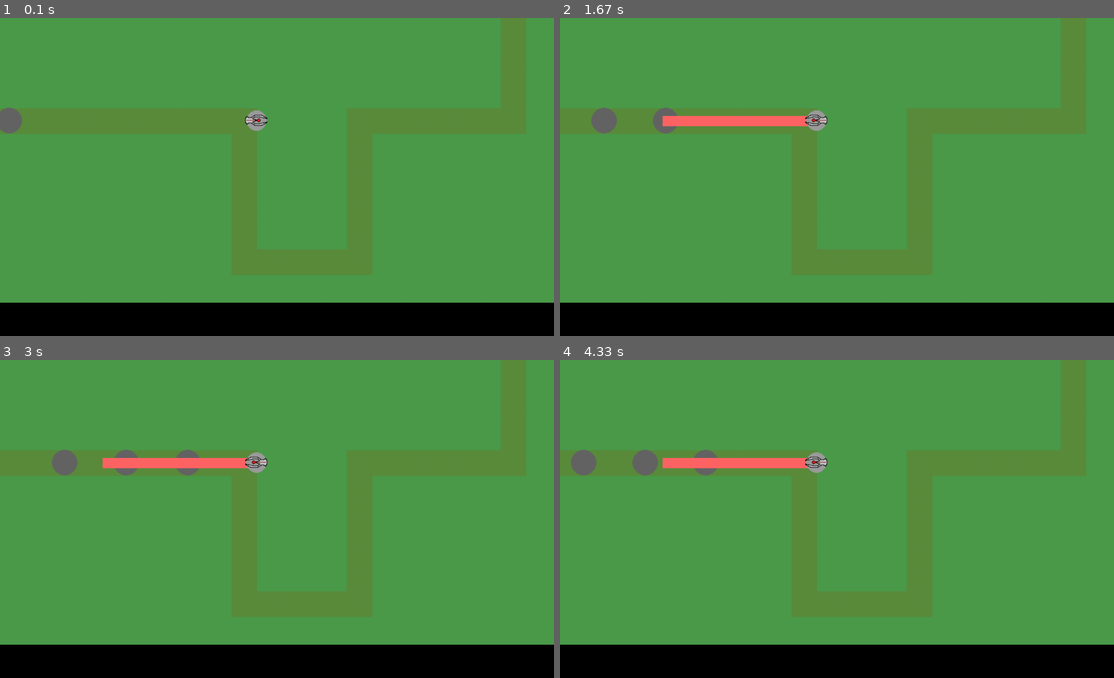
Above: before the commit, frames 1-4 (two rows, left to right).
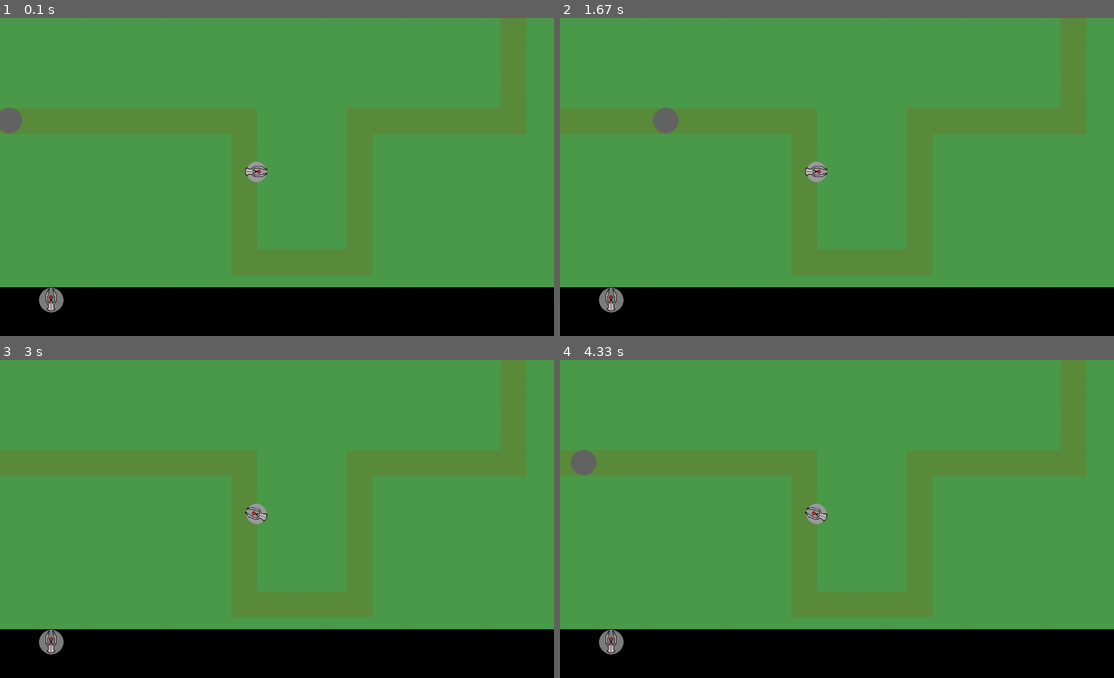
Above: after the commit, the same moments.

Repository: rhit-catapult/pygameproject-team0
Game: pygame game, started from project.py
Two runs of this game, one before a commit and one after it. Both use one fixed random seed, a clock stepped at 60 frames per second and the inputs below.
Inputs (mouse positions are in pixels of both pictures, inside the frame that each line leads up to):
- Up to frame 1 (0.1 s): no input
- Up to frame 2 (1.67 s): click (837, 177) at 0.38 s
- Up to frame 3 (3 s): no input
- Up to frame 4 (4.33 s): no input

The runs differ from the first frame. In frame 1, 5.3% of the frame differs, in the area x 0-100%, y 29-93%; in frame 2, 6.5%; in frame 3, 6.8%, in the area x 0-100%, y 28-93%; in frame 4, 6.6%.

Commit message:
Actually Quite Functional

Diff:
--- a/project.py
+++ b/project.py
@@ -15,8 +15,7 @@
         # TODO: Add enemies, towers, projectiles
 
         # TODO: Add lives, money, waves
-lives = 100
-money = 500
+
 
 class enemy:
     def __init__(self, screen, color, x, y, radius, speed_x, speed_y,health,speed):
@@ -30,7 +29,7 @@
         self.speed_y = speed_y
         self.health = health
         self.speed = speed
-
+        self.name = random.randint(0,500)
 
 
     def move(self):
@@ -55,10 +54,18 @@
         elif self.x >= 1000 and self.y >= 200:
             self.speed_x = 0
             self.speed_y = -self.speed
-    def damage(self):
-        self.health -=.5
+    def offscreen(self):
+        if self.y < 0:
+            return True
+    def offscreen2(self):
+        if self.y < 0:
+            return self.health
+    def damage(self,dam):
+        self.health -=dam
+        return dam
     def deathCheck(self):
         if self.health <=0:
+            self.dist = -1
             return True
 
     def draw(self):
@@ -97,13 +104,14 @@
                           ),
                           20)
     def targetEnemy(self, active):   #TARGET FIRST ENEMY
+        self.validTarget.clear()
         for enemy in active:
             if distance((self.x,self.y),(enemy.x,enemy.y)) <=300:
                 self.validTarget.append(enemy)
         if len(self.validTarget)==0:
             return False
         else:
-            self.validTarget.sort(key=lambda t: t.getDist())
+            self.validTarget.sort(key=lambda t: t.getDist(),reverse=True)
 
 
             tar = self.validTarget[0]
@@ -116,15 +124,7 @@
                 self.angle = -1*math.acos((tar.x - self.x) / (distance((self.x, self.y), (tar.x, tar.y))))
 
             self.turn((self.angle*-1))
-
-            if distance((self.x,self.y),(tar.x,tar.y))>300 or tar.health <= 0:
-                tar = None
-                self.targety = None
-                self.targetx = None
-                self.targetnumber = 0
-                return False
-            self.targetnumber = 0
-            print((self.targetx, self.targety))
+            print(tar.name)
             return True
     def hitEnemy(self,enemy):
         hitbox = pygame.draw.line (self.screen,(255,100,100), (self.x, self.y),
@@ -149,17 +149,16 @@
         self.wavespawn = []
         self.state = state
         self.lastspawntime = 0
-    def spawns(self,enemyTotal,tim):
+    def spawns(self,tim, health):
         time.time()
         f = 0
-        if self.state:
-            for f in range(enemyTotal):
-                if time.time()-self.lastspawntime >= tim:
-
-                    Enemy = enemy(self.screen, (255, 255, 0), 5, 200, 50, 5, 0,50,2)
-                    self.wavespawn.append(Enemy)
-                    f+=1
-                    self.lastspawntime = time.time()
+        if time.time() - self.lastspawntime >= tim:
+            Enemy = enemy(self.screen, (255, 255, 0), 5, 200, 50, 5, 0, 50, 2)
+            self.wavespawn.append(Enemy)
+            Enemy.health = health
+            self.lastspawntime = time.time()
+            return True
+        return False
 
 
     def getList(self):
@@ -174,14 +173,17 @@
         self.buy1x = 100
         self.buy2x = 400
         self.buy3x = 700
-        self.buyy = 900
+        self.buyy = 550
+        self.image1 = pygame.image.load('TowerDef_BeamTurret.png')
     def draw(self):
-        pygame.draw.rect(self.screen, (0,0,0),(0,555,1080,75))
+        pygame.draw.rect(self.screen, (0,0,0),(0,525,1080,150))
+        pygame.draw.circle(self.screen,(125,125,125),(self.buy1x,self.buyy),24)
+        self.screen.blit(self.image1,(self.buy1x-(self.image1.get_width()/2), self.buyy-(self.image1.get_height()/2)))
 
     def purchase(self,mousex,mousey,mouseDown):
         if mouseDown: #boolean
-            if mousey >= self.buyy and mousey:
-                if mousex >= self.buy1x-20 and mousey <= self.buy1x:
+            if mousey >= self.buyy-10 and mousey <= self.buyy +10:
+                if mousex >= self.buy1x-10 and mousey <= self.buy1x+10:
                     return 1
 
 class path: # TODO: Make enemies move on the path
@@ -220,13 +222,17 @@
     PTH = path(screen)
     gamestate = True
     waves = 0
-
+    totalSpawns = 0
+    last_wave_time = 0
+    enemies_left = 0
+    lives = 500
+    money = 500
+    targetpurchase =0
     UI = ui(screen)
-    ion = 0
-    test = beamTurret(screen, 500, 200,0.0)
+    towers = []
     spawns = waveSpawn(screen, gamestate)
     activeEnemies = spawns.getList()
-
+    test = beamTurret(screen, 500, 300, 0.0)
     #my_enemy = enemy(screen, (255, 255, 0), 5, 200, 50, 0, 0)
     while True:
         for event in pygame.event.get():
@@ -246,38 +252,72 @@
 
         waves +=1
         spawns.spawns(4,1)
-
+        print(money)
         activeEnemies = spawns.getList()
         if len(activeEnemies)==4:
             gamestate = False
         else:
             gamestate = True
         spawns.updateState(gamestate)
+        if test.targetEnemy(activeEnemies):
+            test.shoot()
         for enemy1 in activeEnemies:
             enemy1.move()
-            print(enemy1.health)
+
             if distance((enemy1.x, enemy1.y),(test.x,test.y))<300:
                 if test.hitEnemy(enemy1):
-                    enemy1.damage()
+                    money += enemy1.damage(.5)
+            if enemy1.offscreen():
+                activeEnemies.remove(enemy1)
+                lives -= enemy1.offscreen2()
 
             if enemy1.deathCheck():
                 activeEnemies.remove(enemy1)
             enemy1.draw()
         key = pygame.key.get_pressed()
-        #if key[pygame.K_SPACE]:
-
-        if test.targetEnemy(activeEnemies):
-            test.shoot()
-
-
-        #if key[pygame.K_RIGHT]:
-        #    test.turn(ion)
-        #    ion += 10
-        #if key[pygame.K_LEFT]:
-        #    test.turn(ion)
-        #    ion -= 10
+
+
+
+        if time.time() - last_wave_time > 3 and enemies_left <= 0:
+            waves +=1
+            last_wave_time = time.time()
+            enemies_left = 10
+            if waves == 1:
+                enemies_left = 10
+            elif waves == 2:
+                enemies_left = 15
+            elif waves == 3:
+                enemies_left = 20
+            elif waves == 4:
+                enemies_left = 25
+
+        if waves == 1 and enemies_left > 0:
+            if spawns.spawns(2, 10):
+                enemies_left -= 1
+
+        if waves == 2 and enemies_left > 0:
+            if spawns.spawns(2, 30):
+                enemies_left -= 1
+
+        if waves == 3 and enemies_left > 0:
+            if spawns.spawns(1, 50):
+                enemies_left -= 1
+
+        if waves == 4 and enemies_left > 0:
+            if spawns.spawns(1, 65):
+                enemies_left -= 1
+
+        if waves == 5 and enemies_left > 0:
+            if spawns.spawns(.8, 80):
+                enemies_left -= 1
+
+
 
         UI.draw()
+        if event.type == pygame.MOUSEBUTTONDOWN:
+            clickposx,clickposy = event.pos
+            if clickposy >= 530:
+                x = UI.purchase(clickposx,clickposy,True)
 
         #    #TODO: MAKE UNIQUE WAVES
 
